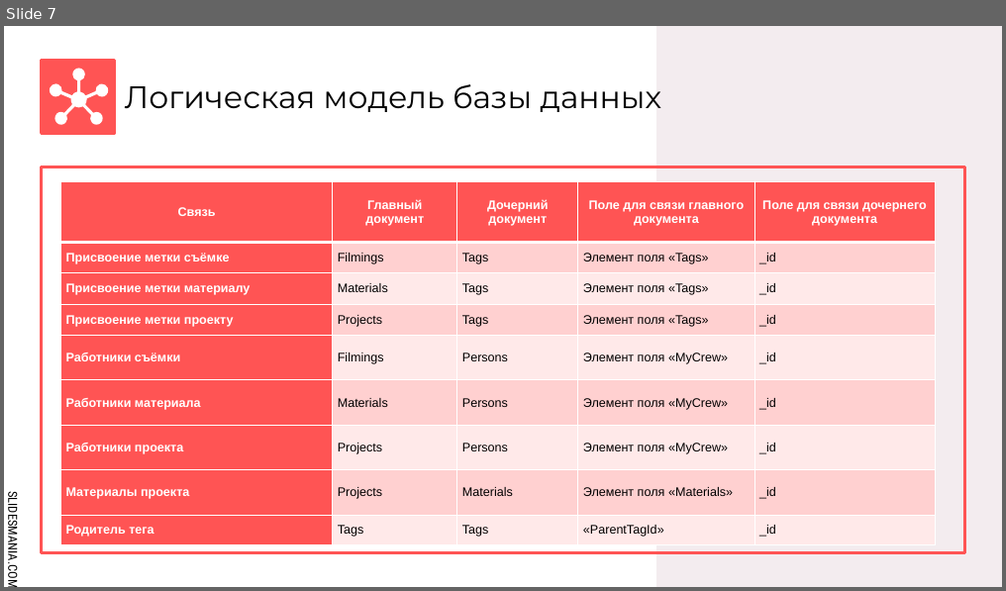
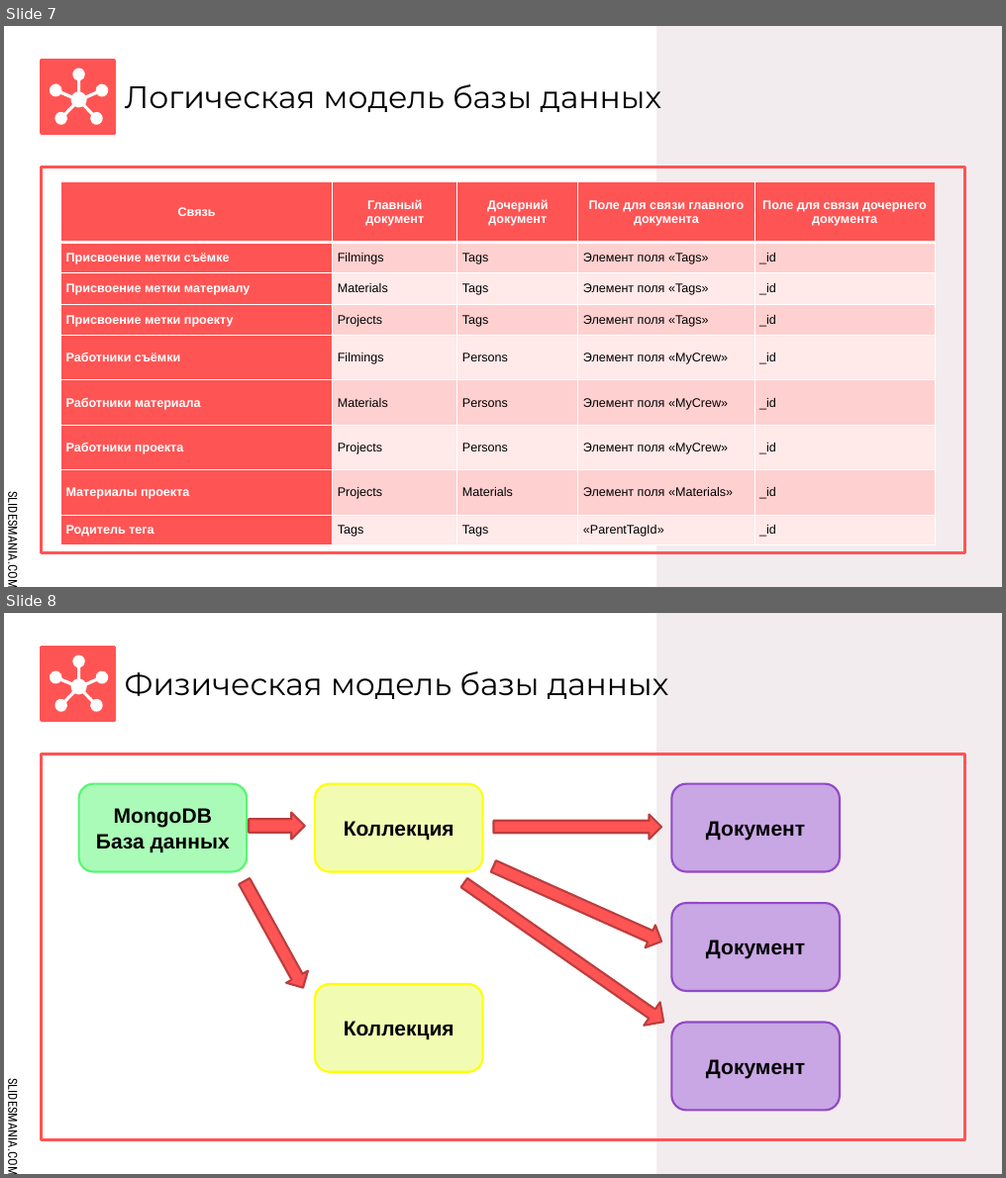
Before and after one commit to IvanLink-py/CourseWork-2023, a slide deck: Защита/Презентация.pptx. Shown one above the other, each under a label of ours: slide 7 before the commit, slides 7 and 8 after it. The pictures are 1006x591 and 1006x1178 pixels, drawn with LibreOffice and Linux fonts; fonts in the diff are those of the drawing. Boxes give left, top, right and bottom in pixels: in the first picture for what was removed or moved away, otherwise in the second. Text is boxed around its words. In the diff, an @@ line names an element or a change of style, - is before the commit and + after.

```diff
--- a/Защита/Презентация.pptx
+++ b/Защита/Презентация.pptx
@@ slide 8 added at [4,613,1002,1174], background #FFFFFF; not listed: 4 template elements that a slide beside it also shows @@
@@ freeform shape added at [49,655,110,712], fill #FFFFFF @@
@@ title added at [125,671,669,699], 30 pt, text #000000 @@
+Физическая модель базы данных
@@ rounded rectangle added at [79,783,247,872], fill #ABFBB8, outline #57F772 2 pt, 20 pt, text #000000, bold @@
+MongoDB
+База данных
@@ rounded rectangle added at [315,783,482,872], fill #F1FCB2, outline #FFFF00 2 pt, 20 pt, text #000000, bold @@
+Коллекция
@@ rounded rectangle added at [672,783,840,872], fill #C9A6E4, outline #9149C7 2 pt, 20 pt, text #000000, bold @@
+Документ
@@ right arrow added at [249,813,305,840], fill #FF5454, outline #BD3E3E 2 pt @@
@@ right arrow added at [494,814,661,839], fill #FF5454, outline #BD3E3E 2 pt @@
@@ right arrow added at [234,875,314,994], fill #FF5454, outline #BD3E3E 2 pt @@
@@ right arrow added at [456,871,672,1034], fill #FF5454, outline #BD3E3E 2 pt @@
@@ right arrow added at [488,855,666,953], fill #FF5454, outline #BD3E3E 2 pt @@
@@ rounded rectangle added at [672,903,840,992], fill #C9A6E4, outline #9149C7 2 pt, 20 pt, text #000000, bold @@
+Документ
@@ rounded rectangle added at [315,984,482,1072], fill #F1FCB2, outline #FFFF00 2 pt, 20 pt, text #000000, bold @@
+Коллекция
@@ rounded rectangle added at [672,1023,840,1111], fill #C9A6E4, outline #9149C7 2 pt, 20 pt, text #000000, bold @@
+Документ
```
Also in this commit, not shown: 1 slide changed, 6 other slides added, 6 slides removed, 2 other files.
